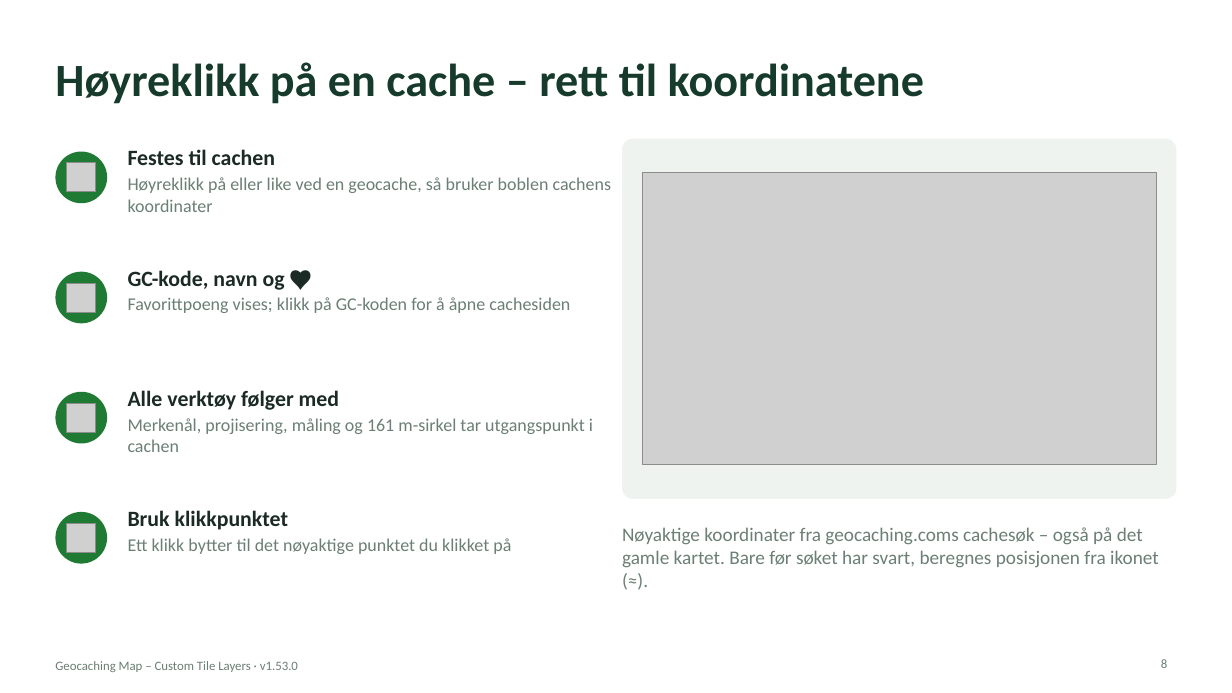
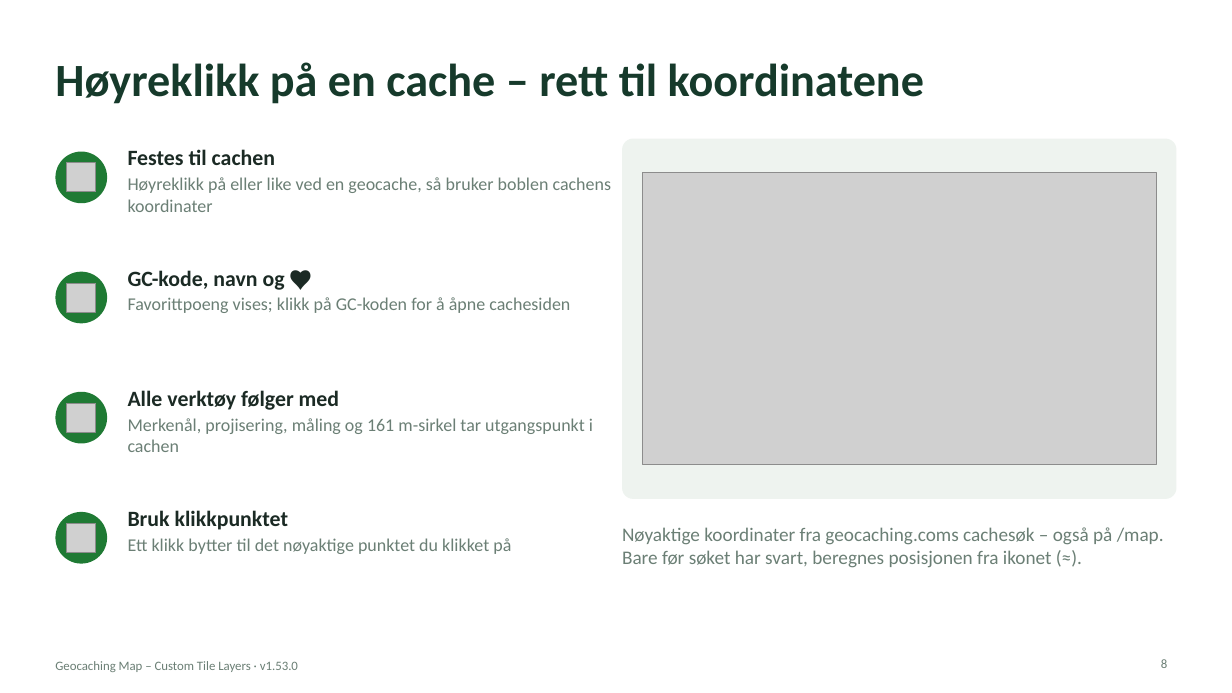
Before and after one commit to knutos/custom-tiles, a slide deck: slide 8 of docs/Geocaching-Map-Custom-Tile-Layers-Presentasjon.pptx. Drawn at 1232x693 pixels with LibreOffice and Linux fonts; fonts in the diff are those of the drawing; grey boxes stand for pictures. Boxes give left, top, right and bottom in pixels: in the first picture for what was removed or moved away, otherwise in the second. Text is boxed around its words. In the diff, an @@ line names an element or a change of style, - is before the commit and + after.

```diff
--- a/docs/Geocaching-Map-Custom-Tile-Layers-Presentasjon.pptx
+++ b/docs/Geocaching-Map-Custom-Tile-Layers-Presentasjon.pptx
@@ text at (x1=622, y1=527, x2=1164, y2=568): text changed @@
-Nøyaktige koordinater fra geocaching.coms cachesøk – også på det gamle kartet. Bare før søket har svart, beregnes posisjonen fra ikonet (≈).
+Nøyaktige koordinater fra geocaching.coms cachesøk – også på /map. Bare før søket har svart, beregnes posisjonen fra ikonet (≈).
```
Also in this commit, not shown: 1 other slide changed, 8 other files.
